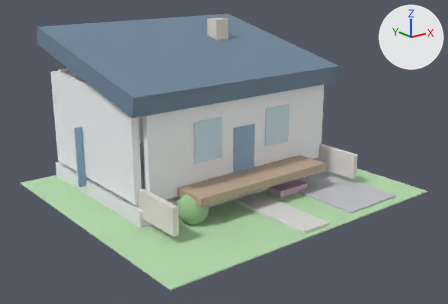
The glTF model asset-factory-workspace/production/HOUSE_COASTAL_FAMILY_001/export/BUILDING_HOUSE_COASTAL_COTTAGE_001_LOD_CLOSE.glb as it was, and as the next commit left it.
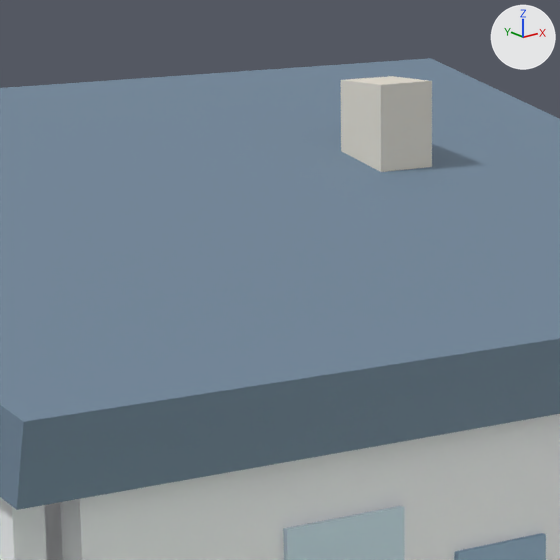
Each version is shown whole from a 50 mm lens placed at (-8.22, -11.5, 4.99), pointed at (-0.04, -1.28, 0.9), then close up on the part from 29% to 58% of the width and 0% to 43% of the height. The axes (+X, +Y, +Z) are drawn at upper right. The lights are the same throughout. The last two pictures show the newer version. Where no turn or scale is listed for an object, it has been applied to the vertices.

Names of what the first close-up shows: 'BUILDING_HOUSE_COASTAL_COTTAGE_001_CLOSE_CHIMNEY', 'BUILDING_HOUSE_COASTAL_COTTAGE_001_CLOSE_DOOR_FRONT', 'BUILDING_HOUSE_COASTAL_COTTAGE_001_CLOSE_ROOF', 'BUILDING_HOUSE_COASTAL_COTTAGE_001_CLOSE_WALL_BACK', 'BUILDING_HOUSE_COASTAL_COTTAGE_001_CLOSE_WALL_FRONT', 'BUILDING_HOUSE_COASTAL_COTTAGE_001_CLOSE_WALL_LEFT', 'BUILDING_HOUSE_COASTAL_COTTAGE_001_CLOSE_WINDOW_01'.
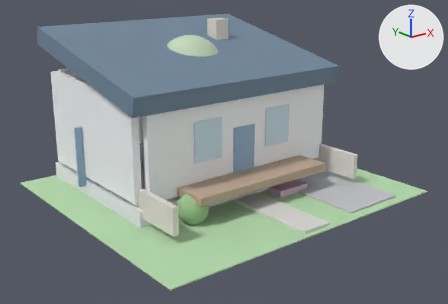
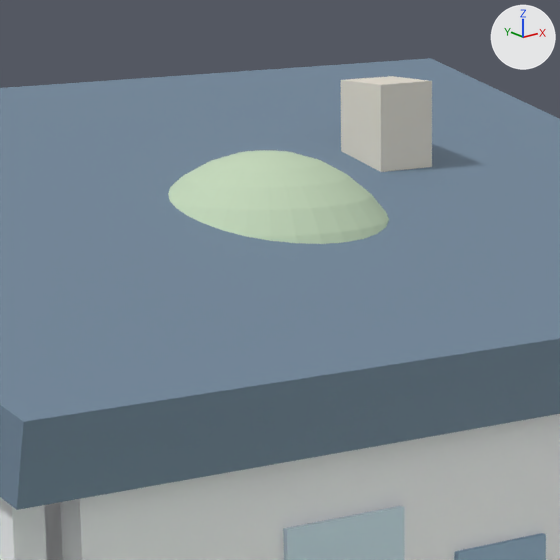
Location of each change, (x1, y1, x2, y2) in pixels of the close-ups (560 x 560 px):
'MOD_TREE_EUCALYPTUS_STANDARD_001_CLOSE_CANOPY', added (pale green)
    after: (168, 150, 389, 244)

The change, as a diff of the scene's bpy script:
```diff
--- a/asset-factory-workspace/production/HOUSE_COASTAL_FAMILY_001/export/BUILDING_HOUSE_COASTAL_COTTAGE_001_LOD_CLOSE.glb.py
+++ b/asset-factory-workspace/production/HOUSE_COASTAL_FAMILY_001/export/BUILDING_HOUSE_COASTAL_COTTAGE_001_LOD_CLOSE.glb.py
@@ me_sphere_003 @@
+me_sphere_003.from_pydata(...)  # a UV sphere (32 segments, 16 rings, poles along z) spanning x -0.78..0.78, y -0.78..0.78, z -0.78..0.78
+me_sphere_003.materials.append(mat_mat_tree_eucalyptus_standard_001)  # pale green #c5dabc
@@ ob_mod_tree_eucalyptus_standard_001_close_canopy @@
+ob_mod_tree_eucalyptus_standard_001_close_canopy = bpy.data.objects.new('MOD_TREE_EUCALYPTUS_STANDARD_001_CLOSE_CANOPY', me_sphere_003)
+ob_mod_tree_eucalyptus_standard_001_close_canopy.location = (0.0, 0.0, 2.55)
```
